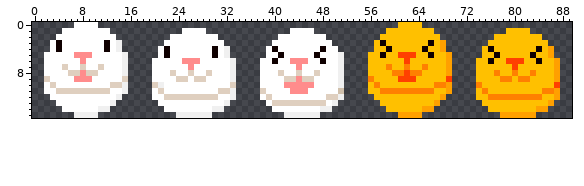
File history of a sprite sheet, image/easter_bunny_egg.png. The picture above is the old version.
The file is 360x64 pixels, drawn in blocks of 4x4; one block is one cell here.
After:
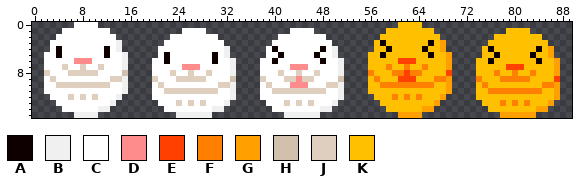
Palette (. is transparent): A #0f0000  B #f0f0f0  C #ffffff  D #ff8c8c  E #ff4000  F #ff8000  G #ffa000  H #d0c0ac  J #dfcfbf  K #ffc000
What changed:
{"y":3,"x":4,"old":"A","new":"C"}
{"y":3,"x":12,"old":"A","new":"C"}
{"y":4,"x":22,"old":"A","new":"C"}
{"y":4,"x":30,"old":"A","new":"C"}
{"y":4,"x":50,"old":"C","new":"B"}
{"y":5,"x":4,"old":"C","new":"A"}
{"y":5,"x":7,"old":"DDD","new":"CCC"}
{"y":5,"x":12,"old":"C","new":"A"}
{"y":5,"x":50,"old":"CB","new":"B."}
{"y":5,"x":61,"old":"EEE","new":"KKK"}
{"y":6,"x":7,"old":"C","new":"D"}
{"y":6,"x":9,"old":"C","new":"D"}
{"y":6,"x":22,"old":"C","new":"A"}
{"y":6,"x":25,"old":"DDD","new":"CCC"}
{"y":6,"x":30,"old":"C","new":"A"}
{"y":6,"x":43,"old":"DDD","new":"CCC"}
{"y":6,"x":61,"old":"K","new":"E"}
{"y":6,"x":63,"old":"K","new":"E"}
{"y":6,"x":79,"old":"EEE","new":"KKK"}
{"y":7,"x":25,"old":"C","new":"D"}
{"y":7,"x":27,"old":"C","new":"D"}
{"y":7,"x":43,"old":"C","new":"D"}
{"y":7,"x":45,"old":"C","new":"D"}
{"y":7,"x":79,"old":"K","new":"E"}
{"y":7,"x":81,"old":"K","new":"E"}
{"y":8,"x":2,"old":"C","new":"J"}
{"y":8,"x":8,"old":"D","new":"J"}
{"y":8,"x":15,"old":"B","new":"H"}
{"y":8,"x":56,"old":"K","new":"F"}
{"y":8,"x":69,"old":"G","new":"E"}
{"y":9,"x":2,"old":"JC","new":"CJ"}
{"y":9,"x":7,"old":"DDD","new":"CCC"}
{"y":9,"x":13,"old":"CCJ","new":"JJB"}
{"y":9,"x":20,"old":"C","new":"J"}
{"y":9,"x":26,"old":"C","new":"J"}
{"y":9,"x":33,"old":"B","new":"H"}
{"y":9,"x":38,"old":"C","new":"J"}
{"y":9,"x":51,"old":"B","new":"H"}
{"y":9,"x":56,"old":"FK","new":"KF"}
{"y":9,"x":67,"old":"KKE","new":"FFG"}
{"y":9,"x":74,"old":"K","new":"F"}
{"y":9,"x":80,"old":"K","new":"F"}
{"y":9,"x":87,"old":"G","new":"E"}
{"y":10,"x":3,"old":"JCCCCCCCCCJJ","new":"CJJJJJJJJJCC"}
{"y":10,"x":20,"old":"JB","new":"CJ"}
{"y":10,"x":31,"old":"CCJ","new":"JJB"}
{"y":10,"x":39,"old":"C","new":"J"}
{"y":10,"x":42,"old":"D","new":"C"}
{"y":10,"x":46,"old":"D","new":"C"}
{"y":10,"x":49,"old":"CC","new":"JJ"}
{"y":10,"x":57,"old":"FKKKKKKKKKFF","new":"KFFFFFFFFFKK"}
{"y":10,"x":74,"old":"FK","new":"KF"}
{"y":10,"x":85,"old":"KKE","new":"FFG"}
{"y":11,"x":4,"old":"JJJJJJJJJ","new":"CCCCCCCCC"}
{"y":11,"x":21,"old":"JCCCCCCCCCJJ","new":"CJJJJJJJJJCC"}
{"y":11,"x":38,"old":"J","new":"C"}
{"y":11,"x":40,"old":"CCCDDDCCC","new":"JJJJJJJJJ"}
{"y":11,"x":51,"old":"H","new":"B"}
{"y":11,"x":58,"old":"FFFFFFFFF","new":"KKKKKKKKK"}
{"y":11,"x":75,"old":"FKKKKKKKKKFF","new":"KFFFFFFFFFKK"}
{"y":12,"x":6,"old":"C","new":"J"}
{"y":12,"x":8,"old":"C","new":"J"}
{"y":12,"x":10,"old":"C","new":"J"}
{"y":12,"x":22,"old":"JJJJJJJJJ","new":"CCCCCCCCC"}
{"y":12,"x":39,"old":"J","new":"C"}
{"y":12,"x":49,"old":"JJ","new":"CC"}
{"y":12,"x":60,"old":"K","new":"F"}
{"y":12,"x":62,"old":"K","new":"F"}
{"y":12,"x":64,"old":"K","new":"F"}
{"y":12,"x":76,"old":"FFFFFFFFF","new":"KKKKKKKKK"}
{"y":13,"x":24,"old":"C","new":"J"}
{"y":13,"x":26,"old":"C","new":"J"}
{"y":13,"x":28,"old":"C","new":"J"}
{"y":13,"x":40,"old":"JJ","new":"CC"}
{"y":13,"x":43,"old":"J","new":"C"}
{"y":13,"x":45,"old":"J","new":"C"}
{"y":13,"x":47,"old":"JJ","new":"CC"}
{"y":13,"x":78,"old":"K","new":"F"}
{"y":13,"x":80,"old":"K","new":"F"}
{"y":13,"x":82,"old":"K","new":"F"}
